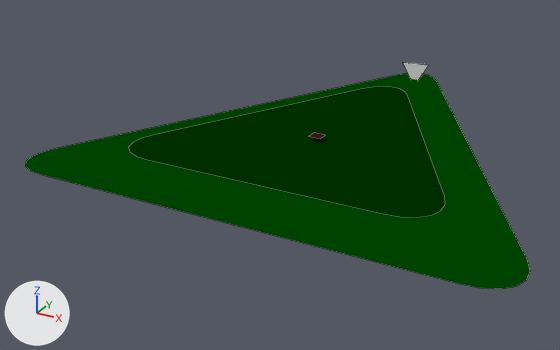
An edit to the Blender file art/models/models.blend, drawn before and after from the same camera.
The view is the same before and after, from a camera (50 mm lens) standing at (24.9, -51.3, 23.6) and looking at (-4.2, 1.6, -2.9). The axes (+X, +Y, +Z) are drawn at lower left. The lights are the same throughout. Mesh edges are drawn as thin lines.

Objects in the first picture: 'PlayerExplosion', 'ShipHull'.
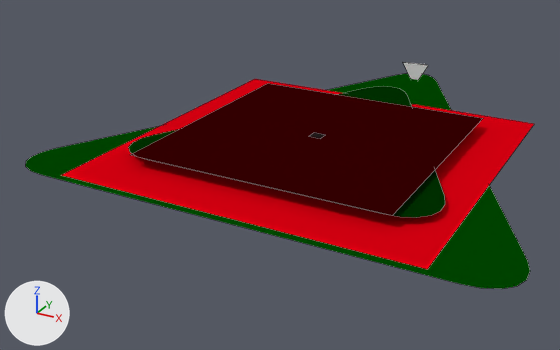
Commit message: MO-31: Add unbreakable Enemy Walls

Edits to the bpy script that builds the scene:
```text
Add mat_enemywallmaterial:
    mat_enemywallmaterial = principled_material('EnemyWallMaterial')
    mat_enemywallmaterial.base_color = (0.299, 0.299, 0.299)  # grey #959595
    mat_enemywallmaterial.specular_ior_level = 0.0
Add mat_enemyoneoutlinematerial:
    mat_enemyoneoutlinematerial = principled_material('EnemyOneOutlineMaterial')
    mat_enemyoneoutlinematerial.base_color = (0.703, 0.0, 0.00597)  # red #da0012
    mat_enemyoneoutlinematerial.specular_ior_level = 0.0
Add mat_enemyonehullmaterial:
    mat_enemyonehullmaterial = principled_material('EnemyOneHullMaterial')
    mat_enemyonehullmaterial.base_color = (0.036, 0.0, 0.000306)  # dark red #350001
    mat_enemyonehullmaterial.specular_ior_level = 0.0
Add me_enemywallmesh:
    me_enemywallmesh.from_pydata([(-0.5, -0.5, 0.0), (0.5, -0.5, 0.0), (-0.5, 0.5, 0.0), (0.5, 0.5, 0.0)], [], [(0, 1, 3, 2)])
    me_enemywallmesh.materials.append(mat_enemywallmaterial)  # grey #959595
Add ob_enemywall:
    ob_enemywall = bpy.data.objects.new('EnemyWall', me_enemywallmesh)
    ob_enemywall.location = (0.0, 0.0, 2.0)
Add ob_enemyoneoutline:
    ob_enemyoneoutline = bpy.data.objects.new('EnemyOneOutline', me_enemyoneoutlinemesh.copy())  # the mesh of ob_enemyoneoutline
    ob_enemyoneoutline.location = (0.0, 0.0, 1.0)
Add ob_enemyonehull:
    ob_enemyonehull = bpy.data.objects.new('EnemyOneHull', me_enemyonehullmesh.copy())  # the mesh of ob_enemyonehull
    ob_enemyonehull.location = (0.0, 0.0, 2.0)
```

Where the change shows, as pixel boxes (x1, y1, x2, y2) in the pictures (560 x 350 px):
'EnemyOneHull', added (red): after (131, 83, 483, 215)
'EnemyOneOutline', added (red): after (62, 79, 534, 269)
'EnemyWall', added: after (310, 133, 326, 138)
'PlayerExplosion', unchanged, covered by the edit: (25, 74, 530, 289) in both
'ShipHull', unchanged, covered by the edit: (129, 86, 445, 217) in both
